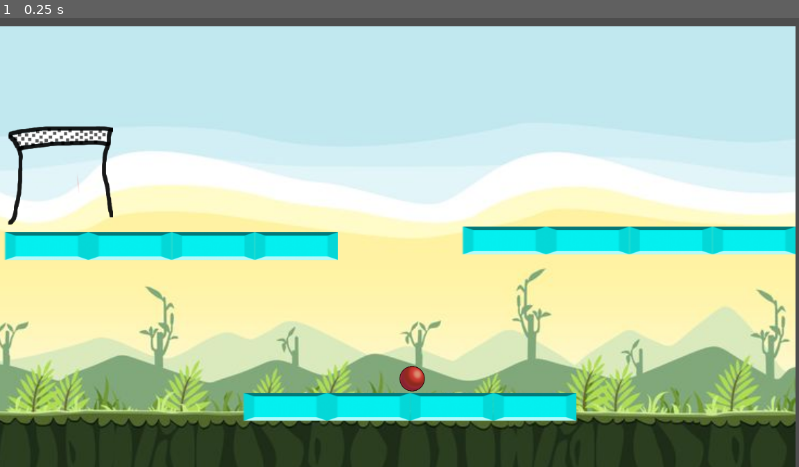
Above: before the commit, frame 1.
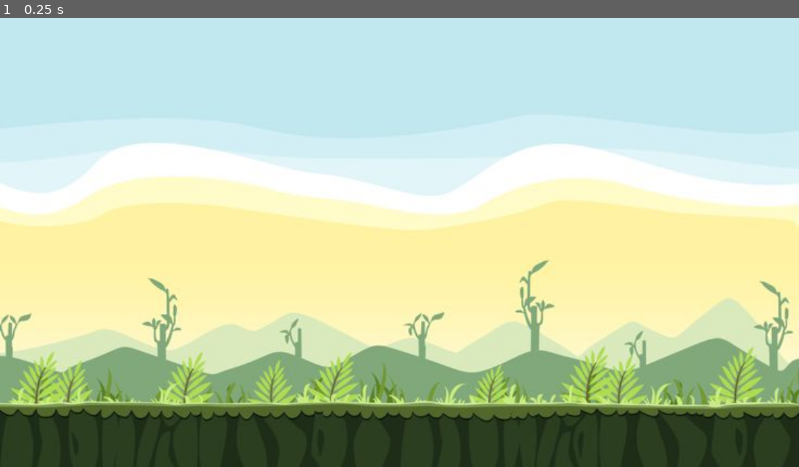
Above: after the commit, the same moment.

Repository: Carlosqchao/ProyectoVC
Game: Godot game, scene res://Levels/Level2.tscn
Same seed, same stepped clock (60 frames per second), same inputs: the game is played once before the commit and once after it. Before the commit the project starts from res://Nivel 1/Level1.tscn.
Inputs:
- Up to frame 1 (0.25 s): no input

The runs differ from the first frame. In frame 1, 26% of the frame differs, in the area x 0-100%, y 0-100%.

Commit message:
Collision added to HandHandler signs

Diff:
--- /dev/null
+++ b/Basics/HandBlocks/Balde.tscn
@@ -0,0 +1,38 @@
+[gd_scene load_steps=5 format=3 uid="uid://bitrm340wg2oq"]
+
+[ext_resource type="Texture2D" uid="uid://b3h8vh7rn7aef" path="res://Balde2.png" id="1_mqwgc"]
+
+[sub_resource type="RectangleShape2D" id="RectangleShape2D_7t1f1"]
+size = Vector2(20, 565.5)
+
+[sub_resource type="RectangleShape2D" id="RectangleShape2D_8tql0"]
+size = Vector2(569.5, 20)
+
+[sub_resource type="RectangleShape2D" id="RectangleShape2D_s4gr2"]
+size = Vector2(567, 20)
+
+[node name="Node2D" type="Node2D"]
+
+[node name="Sprite2D" type="Sprite2D" parent="."]
+position = Vector2(370, 228)
+texture = ExtResource("1_mqwgc")
+
+[node name="AnimatableBody2D" type="AnimatableBody2D" parent="Sprite2D"]
+position = Vector2(1.5, -274)
+
+[node name="CollisionShape2D3" type="CollisionShape2D" parent="Sprite2D/AnimatableBody2D"]
+position = Vector2(274.5, 272)
+shape = SubResource("RectangleShape2D_7t1f1")
+
+[node name="AnimatableBody2D3" type="AnimatableBody2D" parent="Sprite2D"]
+
+[node name="CollisionShape2D2" type="CollisionShape2D" parent="Sprite2D/AnimatableBody2D3"]
+position = Vector2(-276, 2.25)
+rotation = 1.5707964
+shape = SubResource("RectangleShape2D_8tql0")
+
+[node name="AnimatableBody2D2" type="AnimatableBody2D" parent="Sprite2D"]
+
+[node name="CollisionShape2D" type="CollisionShape2D" parent="Sprite2D/AnimatableBody2D2"]
+position = Vector2(1.5, -274)
+shape = SubResource("RectangleShape2D_s4gr2")
--- /dev/null
+++ b/Basics/HandBlocks/L.tscn
@@ -0,0 +1,29 @@
+[gd_scene load_steps=4 format=3 uid="uid://cl48cocyukqt7"]
+
+[ext_resource type="Texture2D" uid="uid://ddu5etg0xo854" path="res://L.png" id="1_wrvbk"]
+
+[sub_resource type="RectangleShape2D" id="RectangleShape2D_3gqht"]
+size = Vector2(569.5, 20)
+
+[sub_resource type="RectangleShape2D" id="RectangleShape2D_lewdd"]
+size = Vector2(5.266342, 22.302788)
+
+[node name="Node2D" type="Node2D"]
+position = Vector2(119, 178)
+
+[node name="Sprite2D" type="Sprite2D" parent="."]
+position = Vector2(378, -76)
+texture = ExtResource("1_wrvbk")
+
+[node name="AnimatableBody2D" type="AnimatableBody2D" parent="Sprite2D"]
+
+[node name="CollisionShape2D2" type="CollisionShape2D" parent="Sprite2D/AnimatableBody2D"]
+position = Vector2(0.25, 276)
+shape = SubResource("RectangleShape2D_3gqht")
+
+[node name="AnimatableBody2D2" type="AnimatableBody2D" parent="Sprite2D"]
+
+[node name="CollisionShape2D" type="CollisionShape2D" parent="Sprite2D/AnimatableBody2D2"]
+position = Vector2(-276, 151.23602)
+scale = Vector2(3.591304, 11.905597)
+shape = SubResource("RectangleShape2D_lewdd")
--- a/Basics/HandHandler.tscn
+++ b/Basics/HandHandler.tscn
@@ -2,8 +2,8 @@
 
 [ext_resource type="Script" uid="uid://cjxkiac1hhrqh" path="res://hand_receiver.gd" id="1_7b4yr"]
 [ext_resource type="Script" uid="uid://cp23bkhkwpwcf" path="res://HandCursor.gd" id="2_3s18g"]
-[ext_resource type="Texture2D" uid="uid://b3h8vh7rn7aef" path="res://Balde2.png" id="3_wyuqb"]
-[ext_resource type="Texture2D" uid="uid://ddu5etg0xo854" path="res://L.png" id="4_nbou3"]
+[ext_resource type="PackedScene" uid="uid://cl48cocyukqt7" path="res://Basics/HandBlocks/L.tscn" id="3_7b4yr"]
+[ext_resource type="PackedScene" uid="uid://bitrm340wg2oq" path="res://Basics/HandBlocks/Balde.tscn" id="4_3s18g"]
 
 [node name="Node" type="Node"]
 script = ExtResource("1_7b4yr")
@@ -13,11 +13,9 @@
 script = ExtResource("2_3s18g")
 hand_receiver_path = NodePath("../Node")
 
-[node name="Balde" type="Sprite2D" parent="ColorRect3"]
-texture = ExtResource("3_wyuqb")
+[node name="L" parent="ColorRect3" instance=ExtResource("3_7b4yr")]
 
-[node name="L" type="Sprite2D" parent="ColorRect3"]
-texture = ExtResource("4_nbou3")
+[node name="Balde" parent="ColorRect3" instance=ExtResource("4_3s18g")]
 
 [node name="ColorRect4" type="ColorRect" parent="."]
 color = Color(0.0142752165, 0.014275218, 0.014275218, 1)
@@ -25,8 +23,7 @@
 hand_receiver_path = NodePath("../Node")
 hand_label = "Right"
 
-[node name="Balde" type="Sprite2D" parent="ColorRect4"]
-texture = ExtResource("3_wyuqb")
+[node name="L" parent="ColorRect4" instance=ExtResource("3_7b4yr")]
 
-[node name="L" type="Sprite2D" parent="ColorRect4"]
-texture = ExtResource("4_nbou3")
+[node name="Balde" parent="ColorRect4" instance=ExtResource("4_3s18g")]
+position = Vector2(-838, -543)
--- a/Nivel 1/Level1.tscn
+++ b/Levels/Level1.tscn
@@ -26,7 +26,7 @@
 texture = ExtResource("1_afs6g")
 
 [node name="Node2D" parent="TextureRect" instance=ExtResource("2_us5lx")]
-position = Vector2(333, 561)
+position = Vector2(328, 558)
 scale = Vector2(3, 1)
 
 [node name="Node2D2" parent="TextureRect" instance=ExtResource("2_us5lx")]
@@ -34,7 +34,7 @@
 scale = Vector2(3, 1)
 
 [node name="Node2D3" parent="TextureRect" instance=ExtResource("2_us5lx")]
-position = Vector2(649, 321)
+position = Vector2(646, 335)
 scale = Vector2(3, 1)
 
 [node name="StaticBody2D2" type="StaticBody2D" parent="."]
@@ -42,7 +42,7 @@
 [node name="StaticBody2D" type="StaticBody2D" parent="."]
 
 [node name="Ball" parent="." instance=ExtResource("2_k15ql")]
-position = Vector2(594, 512)
+position = Vector2(586, 516)
 
 [node name="Finish" parent="." instance=ExtResource("3_k15ql")]
-position = Vector2(85, 227)
+position = Vector2(78, 234)
--- /dev/null
+++ b/Levels/Level2.tscn
@@ -0,0 +1,17 @@
+[gd_scene load_steps=2 format=3 uid="uid://ye5yqvqydxqd"]
+
+[ext_resource type="Texture2D" uid="uid://bpb0gfs4y3apm" path="res://fondo.jpg" id="1_lfj2m"]
+
+[node name="Control" type="Control"]
+layout_mode = 3
+anchors_preset = 15
+anchor_right = 1.0
+anchor_bottom = 1.0
+grow_horizontal = 2
+grow_vertical = 2
+
+[node name="TextureRect" type="TextureRect" parent="."]
+layout_mode = 0
+offset_right = 1152.0
+offset_bottom = 648.0
+texture = ExtResource("1_lfj2m")
--- a/project.godot
+++ b/project.godot
@@ -11,6 +11,6 @@
 [application]
 
 config/name="MazeBall"
-run/main_scene="uid://clh5krtb7bdj"
+run/main_scene="uid://ye5yqvqydxqd"
 config/features=PackedStringArray("4.5", "Forward Plus")
 config/icon="res://icon.svg"
